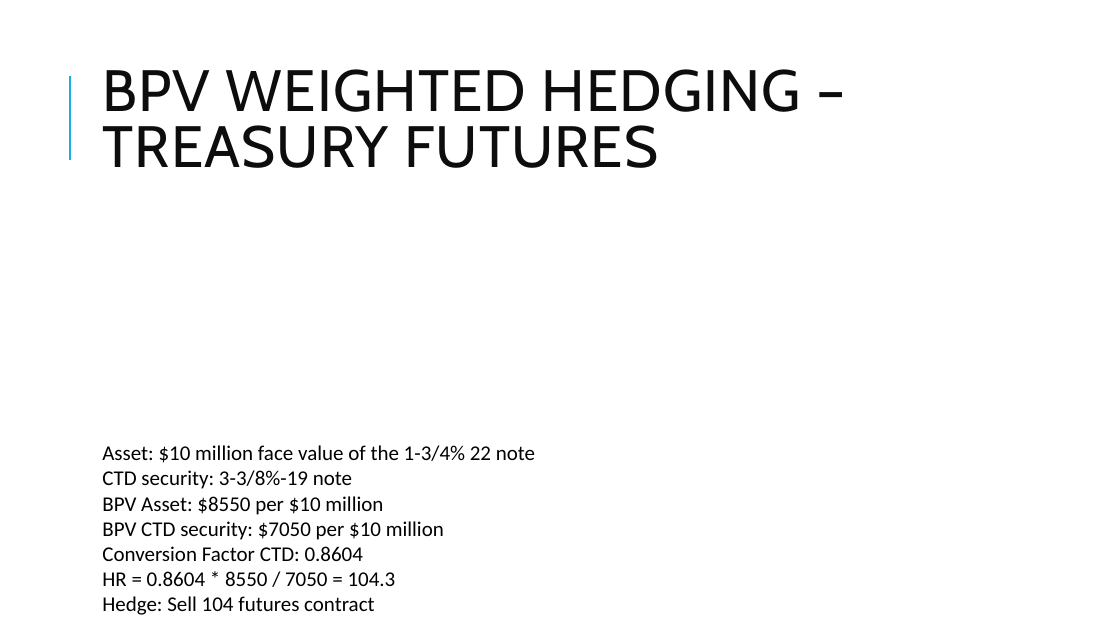
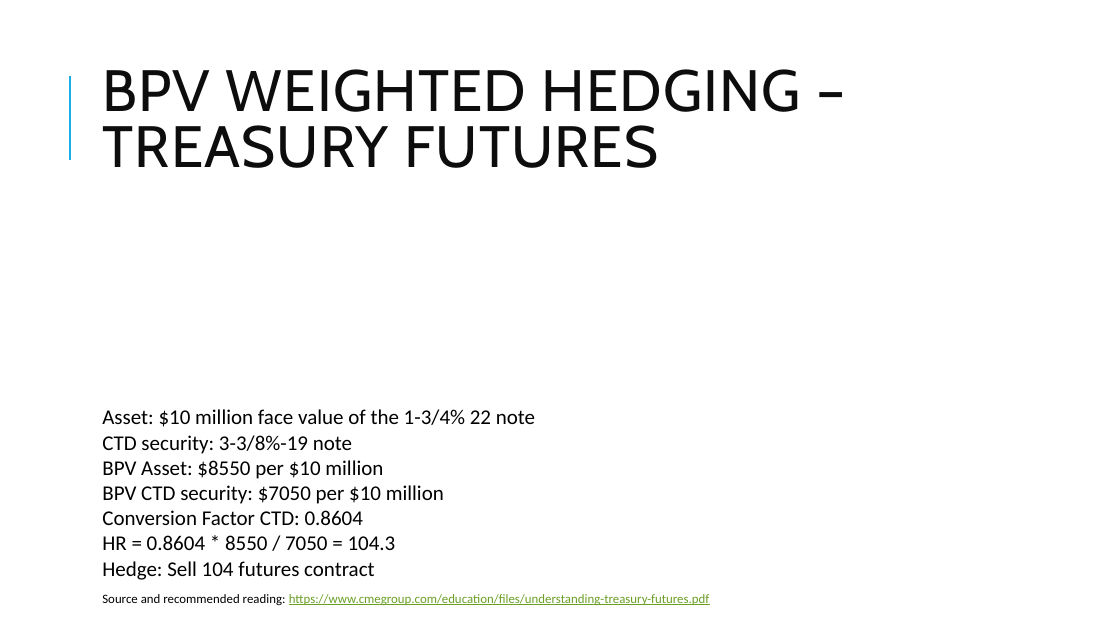
Before and after one commit to gouthambs/karuth-source, a slide deck: slide 21 of content/extra/Interest.Rate.Management.Talk.UCLA.pptx. Drawn at 1120x630 pixels with LibreOffice and Linux fonts; fonts in the diff are those of the drawing; grey boxes stand for pictures. Boxes give left, top, right and bottom in pixels: in the first picture for what was removed or moved away, otherwise in the second. Text is boxed around its words. In the diff, an @@ line names an element or a change of style, - is before the commit and + after.

```diff
--- a/content/extra/Interest.Rate.Management.Talk.UCLA.pptx
+++ b/content/extra/Interest.Rate.Management.Talk.UCLA.pptx
@@ text "Asset: $10 million face value ...": place and size @@
-text "Asset: $10 million face value ..." at <box>102,445,535,615</box>
+text "Asset: $10 million face value ..." at <box>102,409,535,580</box>
@@ text added at <box>102,594,709,605</box>, 11 pt, text #6B9F25, underline @@
+Source and recommended reading: https://www.cmegroup.com/education/files/understanding-treasury-futures.pdf
```
Also in this commit, not shown: 5 other slides changed, 1 slide added, 1 slide removed, 1 other file.
